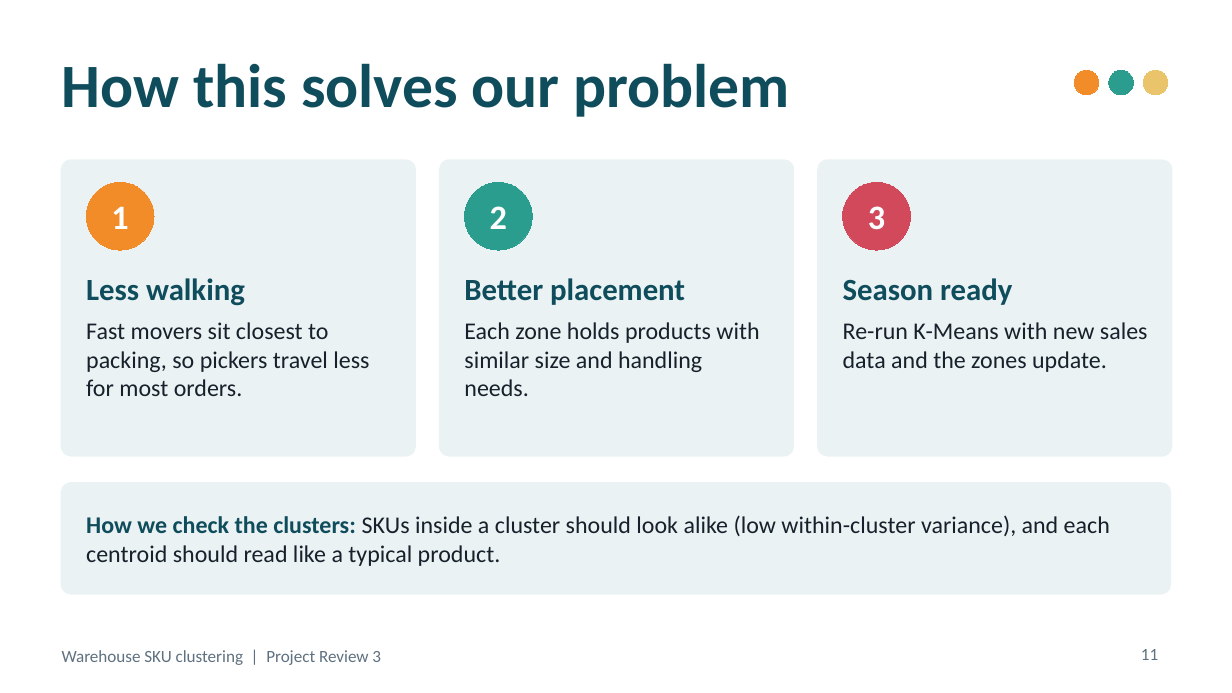
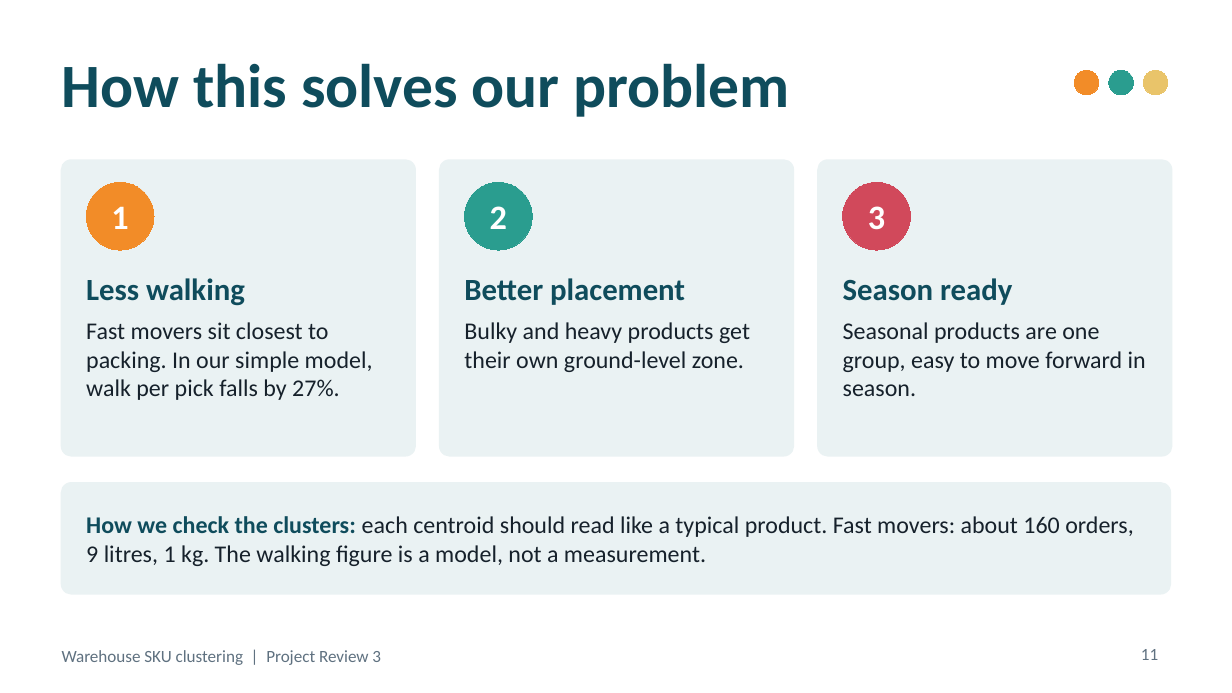
Before and after one commit to ZANYANBU/warehouse-sku-kmeans, a slide deck: slide 11 of slides/kmeans-sku-clustering.pptx. Drawn at 1232x693 pixels with LibreOffice and Linux fonts; fonts in the diff are those of the drawing. Boxes give left, top, right and bottom in pixels: in the first picture for what was removed or moved away, otherwise in the second. Text is boxed around its words. In the diff, an @@ line names an element or a change of style, - is before the commit and + after.

Commit message:
Tested on real data: Olist's public orders, a Colab notebook, and the results in the slides and on the page
The notebook reads the Brazilian E-Commerce Public Dataset by Olist straight
from GitHub (99,441 orders, 2016 to 2018), builds four numbers for the 383
products ordered at least 30 times (orders, season index, volume, weight),
scales them and runs K-Means. The elbow bends at k = 4 and the clusters read
as fast movers, bulky / heavy, seasonal and regular small items.

Slides 8 to 12 now show the real table, the real elbow curve and the real
clusters. The page has a Tested on real data section with a Colab button, the
dataset link and the cluster table; the interactive demo below it still uses
example data and says so. The walking figure stays a simple model.

The dataset has no handling field, so weight stands in for handling needs.

```diff
--- a/slides/kmeans-sku-clustering.pptx
+++ b/slides/kmeans-sku-clustering.pptx
@@ text at (x1=86, y1=322, x2=373, y2=400): text changed @@
-Fast movers sit closest to packing, so pickers travel less for most orders.
+Fast movers sit closest to packing. In our simple model, walk per pick falls by 27%.
@@ text at (x1=464, y1=322, x2=750, y2=372): text changed @@
-Each zone holds products with similar size and handling needs.
+Bulky and heavy products get their own ground-level zone.
@@ text at (x1=843, y1=322, x2=1146, y2=396): text changed @@
-Re-run K-Means with new sales data and the zones update.
+Seasonal products are one group, easy to move forward in season.
@@ text at (x1=86, y1=516, x2=1134, y2=566): text changed @@
-How we check the clusters: SKUs inside a cluster should look alike (low within-cluster variance), and each centroid should read like a typical product.
+How we check the clusters: each centroid should read like a typical product. Fast movers: about 160 orders, 9 litres, 1 kg. The walking figure is a model, not a measurement.
```
Also in this commit, not shown: 4 other slides changed, 7 other files.
